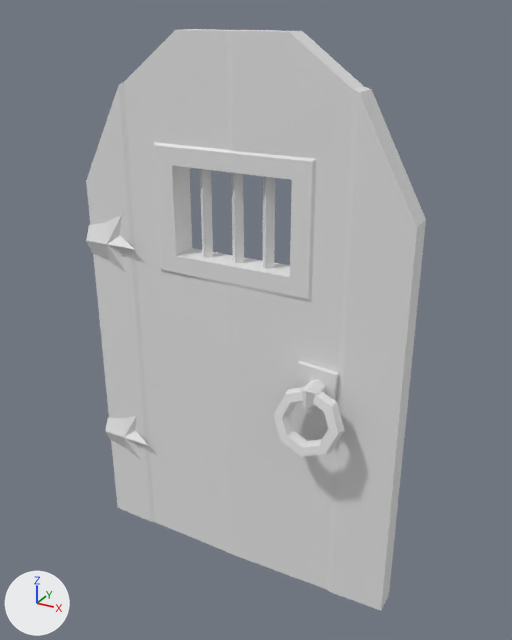
A saved change to the FBX model Project Humans/Assets/polyperfect/Low Poly Ultimate Pack/M/- Meshes_M/Fantasy_M/door-wood.fbx.
Before and after are seen from a 50 mm camera at (1.32, -2.27, 2.31) aimed at (0.05, 0.05, 1.16). Every picture has the same lights, and +X, +Y and +Z are marked at lower left. Where no turn or scale is listed for an object, it has been applied to the vertices.

Names of what the first picture shows: 'door-wood'.
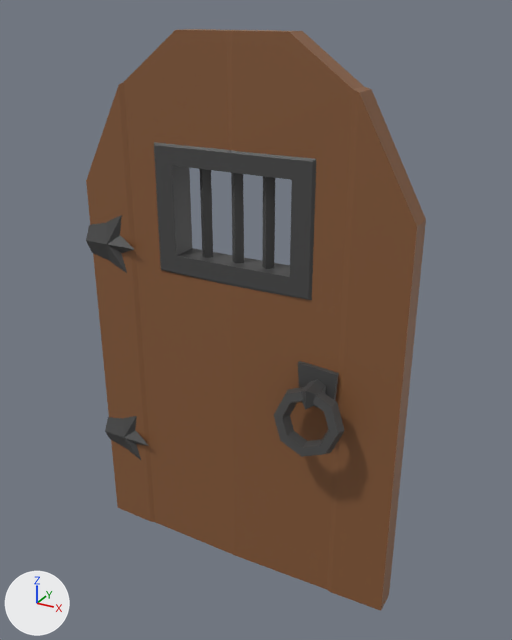
The newer file is also turned or shifted as a whole; pictures and numbers use the older file's frame.

What differs and where, as boxes [x1, y1, x2, y2] in the pictures (512 x 640 px):
'door-wood', recoloured (grey to brown): [86, 29, 426, 611] in both

Edits to the bpy script that builds the scene:
```text
Change mat_11_brown_medium:
    mat_11_brown_medium.base_color: (0.8, 0.8, 0.8) -> (0.246, 0.105, 0.0409)  # white #e7e7e7 -> brown #885b39
Change mat_17_grey_darkest:
    mat_17_grey_darkest.base_color: (0.8, 0.8, 0.8) -> (0.0642, 0.0642, 0.0642)  # white #e7e7e7 -> dark grey #484848
```
